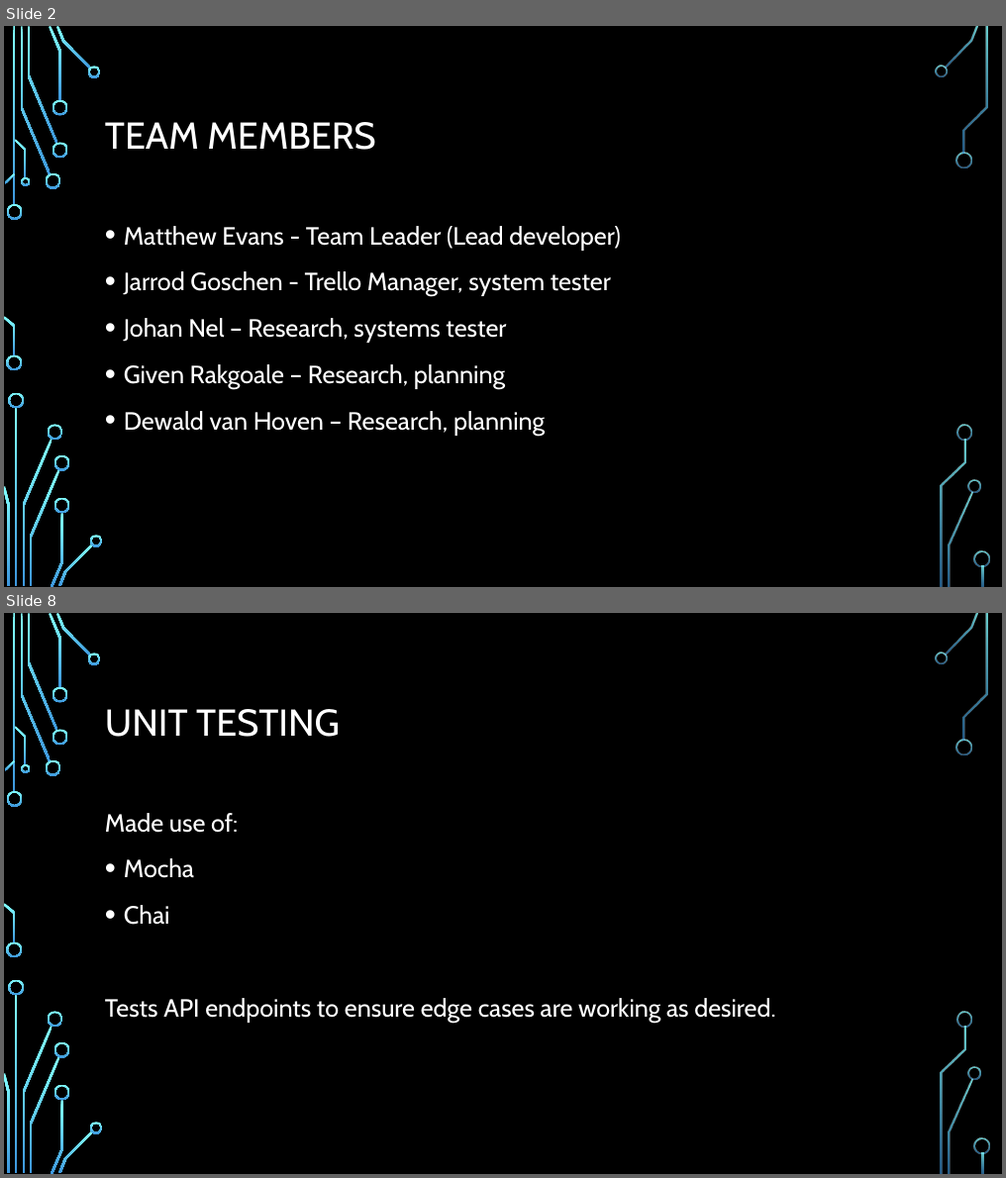
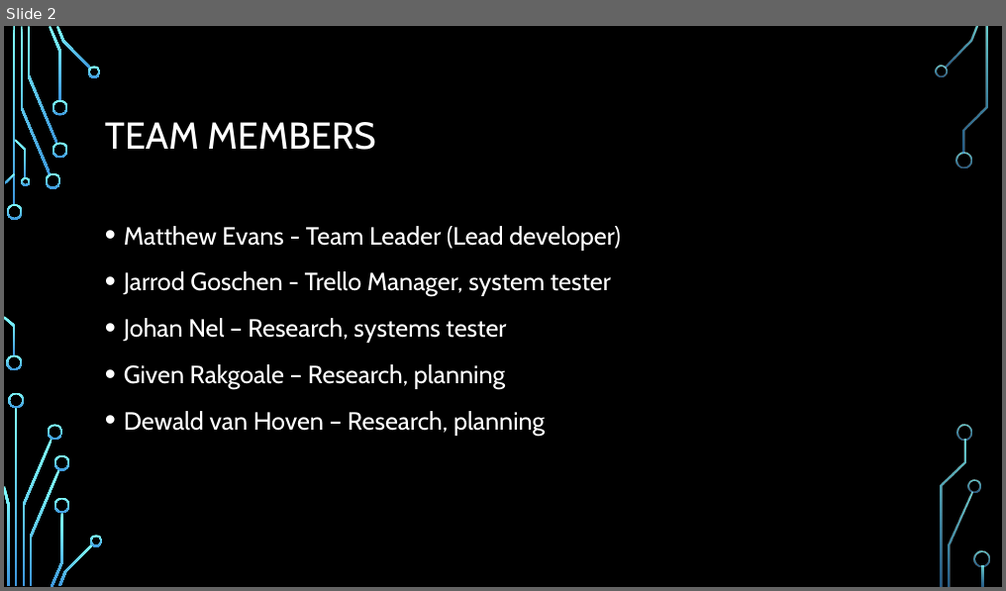
Before and after one commit to ocean-nfc/ocean-nfc-server, a slide deck: Ocean - NFC Slide Show.pptx. Shown one above the other, each under a label of ours: slides 2 and 8 before the commit, slide 2 after it; the slides between them are not shown. The pictures are 1006x1178 and 1006x591 pixels, drawn with LibreOffice and Linux fonts; fonts in the diff are those of the drawing; background and template pictures are left out. Boxes give left, top, right and bottom in pixels: in the first picture for what was removed or moved away, otherwise in the second. Text is boxed around its words. In the diff, an @@ line names an element or a change of style, - is before the commit and + after.

```diff
--- a/Ocean - NFC Slide Show.pptx
+++ b/Ocean - NFC Slide Show.pptx
@@ slide 8 removed at bbox=[4, 613, 1002, 1174], background picture (left out); not listed: 36 template elements that a slide beside it also shows @@
@@ title removed at bbox=[105, 709, 340, 737] @@
-UNIT TESTING
@@ text removed at bbox=[105, 813, 775, 1023] @@
-Made use of:
-• Mocha
-• Chai
-Tests API endpoints to ensure edge cases are working as desired.
```
Also in this commit, not shown: 7 slides added, 5 other slides removed.
